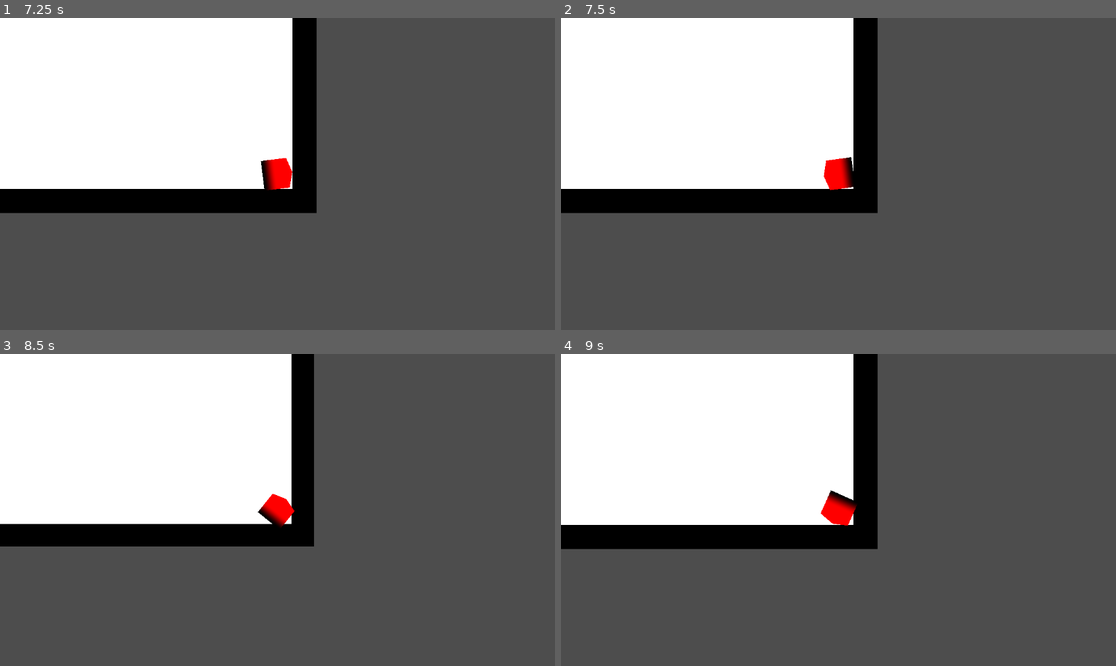
Above: before the commit, frames 1-4 (two rows, left to right).
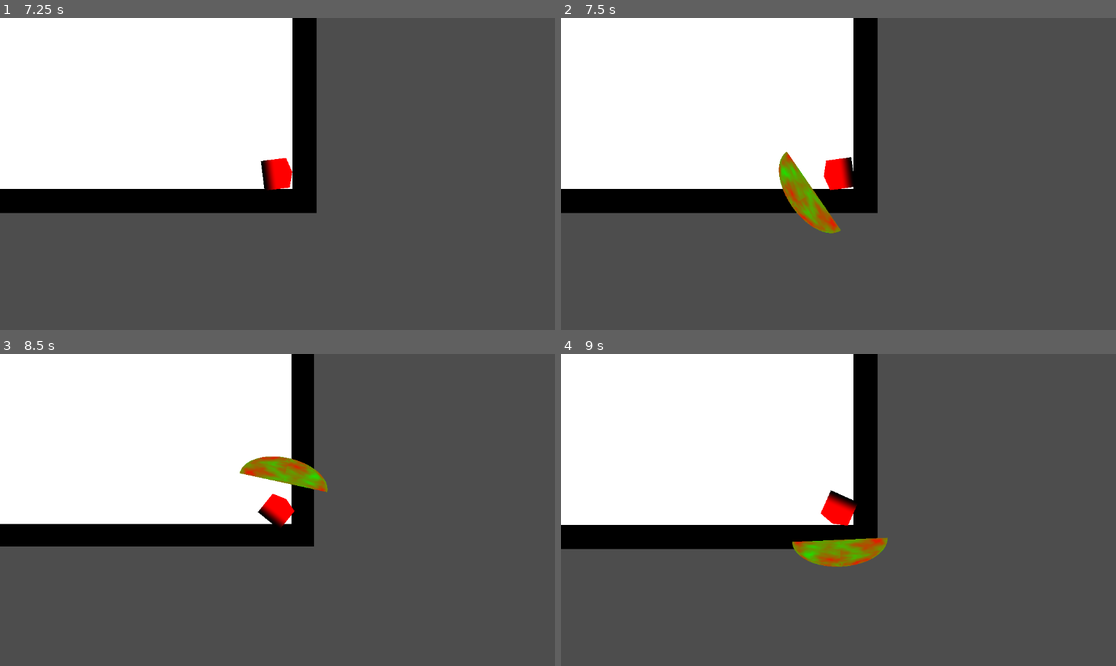
Above: after the commit, the same moments.

Repository: Hashim-the-masher/Game_with_fawas
Game: Godot game, scene res://Playground.tscn
Same seed, same stepped clock (60 frames per second), same inputs: the game is played once before the commit and once after it.
Inputs (mouse positions are in pixels of both pictures, inside the frame that each line leads up to):
- Up to frame 1 (7.25 s): tap Enter at 0.5, 4.25, 6.5 s; move the mouse to (399, 158) at 0.52 s; hold D (right) 0.53-1.28 s; click (399, 158) at 0.6 s; move the mouse to (166, 189) at 1.27 s; hold S (down) 1.28-2.03 s; click (166, 189) at 1.35 s; move the mouse to (333, 105) at 2.02 s; hold D (right) 2.03-2.78 s; tap Mouse wheel down (scroll down) at 2.1, 5.1 s; click (333, 105) at 2.3 s; move the mouse to (249, 236) at 2.77 s; hold W (up) 2.78-3.53 s; tap Mouse wheel up (scroll up) at 2.85, 5.85 s; click (249, 236) at 3.05 s; tap Space at 3.5, 5 s; move the mouse to (444, 220) at 3.52 s; hold A (left) 3.53-5.03 s; click (444, 220) at 3.6 s; move the mouse to (111, 127) at 4.27 s; click (111, 127) at 4.35 s; move the mouse to (305, 174) at 5.02 s; hold S (down) 5.03-5.78 s; click (305, 174) at 5.3 s; move the mouse to (194, 96) at 5.77 s; hold D (right) 5.78-6.53 s; click (194, 96) at 6.05 s; move the mouse to (399, 158) at 6.52 s; hold W (up) from 6.53 s (still down); click (399, 158) at 6.6 s
- Up to frame 2 (7.5 s): move the mouse to (727, 189) at 7.27 s; release W (up) at 7.28 s; hold D (right) from 7.28 s (still down); click (727, 189) at 7.35 s
- Up to frame 3 (8.5 s): move the mouse to (333, 441) at 8.02 s; release D (right) at 8.03 s; hold S (down) from 8.03 s (still down); tap Mouse wheel down (scroll down) at 8.1 s; click (333, 441) at 8.3 s
- Up to frame 4 (9 s): tap Space at 8.75 s; move the mouse to (810, 572) at 8.77 s; release S (down) at 8.78 s; hold A (left) from 8.78 s (still down); tap Mouse wheel up (scroll up) at 8.85 s

Frame 1 is identical in both runs. In frame 2, 1.2% of the frame differs, in the area x 39-51%, y 42-70%; in frame 3, 1.0%; in frame 4, 1.2%.

Commit message:
Adding the taking powers form enimies feature

Diff:
--- /dev/null
+++ b/Player bullets/player,bullet.gd
@@ -0,0 +1,22 @@
+extends Area2D
+
+@export var speed = 333
+var line_of_fire
+func start(pos):
+	position = pos
+	line_of_fire = atan2(get_global_mouse_position().y-global_position.y,get_global_mouse_position().x-global_position.x)
+	rotation = atan2(get_global_mouse_position().y-global_position.y,get_global_mouse_position().x-global_position.x)-90
+
+func _process(delta):
+	position += Vector2(1,0).rotated(line_of_fire)*speed*delta
+
+
+func _on_enemy(area: Area2D) -> void:
+	queue_free()
+
+func _on_visible_on_screen_notifier_2d_screen_exited():
+	queue_free()
+
+
+func _on_body_entered(body: Node2D) -> void:
+	queue_free()
--- /dev/null
+++ b/Player bullets/player,bullet.tscn
@@ -0,0 +1,38 @@
+[gd_scene load_steps=7 format=3 uid="uid://bc1dyw233yaa2"]
+
+[ext_resource type="Script" uid="uid://cb46r5a2cgi66" path="res://Player/Player bullets/player,bullet.gd" id="1_1c0vi"]
+
+[sub_resource type="CapsuleShape2D" id="CapsuleShape2D_6g606"]
+radius = 1.0
+height = 4.0
+
+[sub_resource type="CapsuleMesh" id="CapsuleMesh_3umxu"]
+
+[sub_resource type="Gradient" id="Gradient_3umxu"]
+colors = PackedColorArray(0, 1, 0, 1, 1, 0, 0, 1)
+
+[sub_resource type="FastNoiseLite" id="FastNoiseLite_ro7d3"]
+
+[sub_resource type="NoiseTexture2D" id="NoiseTexture2D_do7fw"]
+noise = SubResource("FastNoiseLite_ro7d3")
+color_ramp = SubResource("Gradient_3umxu")
+seamless = true
+in_3d_space = true
+seamless_blend_skirt = 0.394
+
+[node name="Bullet" type="Area2D"]
+collision_layer = 8
+collision_mask = 2
+script = ExtResource("1_1c0vi")
+
+[node name="CollisionShape2D" type="CollisionShape2D" parent="."]
+shape = SubResource("CapsuleShape2D_6g606")
+
+[node name="VisibleOnScreenNotifier2D" type="VisibleOnScreenNotifier2D" parent="."]
+
+[node name="MeshInstance2D" type="MeshInstance2D" parent="."]
+mesh = SubResource("CapsuleMesh_3umxu")
+texture = SubResource("NoiseTexture2D_do7fw")
+
+[connection signal="area_entered" from="." to="." method="_on_enemy"]
+[connection signal="body_entered" from="." to="." method="_on_body_entered"]
--- /dev/null
+++ b/Player bullets/player,dash.tscn
@@ -0,0 +1,25 @@
+[gd_scene load_steps=5 format=3 uid="uid://dum66niw41wlj"]
+
+[ext_resource type="Script" uid="uid://cx43t6sei8leb" path="res://Player/Player bullets/player,dash.gd" id="1_ah0u8"]
+[ext_resource type="Texture2D" uid="uid://doisbhxhnuw30" path="res://Black colour.tres" id="2_cdbac"]
+
+[sub_resource type="PrismMesh" id="PrismMesh_wie6m"]
+
+[sub_resource type="CapsuleShape2D" id="CapsuleShape2D_cdbac"]
+height = 20.0
+
+[node name="Dash" type="Area2D"]
+collision_layer = 8
+collision_mask = 4
+script = ExtResource("1_ah0u8")
+
+[node name="MeshInstance2D3" type="MeshInstance2D" parent="."]
+position = Vector2(2.6508234, -5.364418e-07)
+rotation = -1.5707964
+scale = Vector2(18.122608, 14.674477)
+mesh = SubResource("PrismMesh_wie6m")
+texture = ExtResource("2_cdbac")
+
+[node name="CollisionShape2D" type="CollisionShape2D" parent="."]
+rotation = 1.5707964
+shape = SubResource("CapsuleShape2D_cdbac")
--- /dev/null
+++ b/Player bullets/player,smash.gd
@@ -0,0 +1,22 @@
+extends Area2D
+
+@export var speed = 0
+var line_of_fire
+func start(pos):
+	position = pos
+	line_of_fire = atan2(get_global_mouse_position().y-global_position.y,get_global_mouse_position().x-global_position.x)
+	rotation = atan2(get_global_mouse_position().y-global_position.y,get_global_mouse_position().x-global_position.x)-90
+
+func _process(delta):
+	position += Vector2(1,0).rotated(line_of_fire)*speed*delta
+
+
+func _on_enemy(area: Area2D) -> void:
+	queue_free()
+
+func _on_visible_on_screen_notifier_2d_screen_exited():
+	queue_free()
+
+
+func _on_timer_timeout() -> void:
+	queue_free()
--- /dev/null
+++ b/Player bullets/player,smash.tscn
@@ -0,0 +1,46 @@
+[gd_scene load_steps=7 format=3 uid="uid://dj6l43tiggqsb"]
+
+[ext_resource type="Script" uid="uid://c60o2fnyyjbtg" path="res://Player/Player bullets/player,smash.gd" id="1_22g6n"]
+
+[sub_resource type="CapsuleShape2D" id="CapsuleShape2D_t5kv4"]
+radius = 12.0
+height = 70.0
+
+[sub_resource type="SphereMesh" id="SphereMesh_6qxam"]
+radius = 5.39
+height = 5.04
+is_hemisphere = true
+
+[sub_resource type="Gradient" id="Gradient_ro7d3"]
+colors = PackedColorArray(0, 1, 0, 1, 1, 0, 0, 1)
+
+[sub_resource type="FastNoiseLite" id="FastNoiseLite_qmby8"]
+
+[sub_resource type="NoiseTexture2D" id="NoiseTexture2D_amqdc"]
+noise = SubResource("FastNoiseLite_qmby8")
+color_ramp = SubResource("Gradient_ro7d3")
+seamless = true
+in_3d_space = true
+seamless_blend_skirt = 0.394
+
+[node name="Smash" type="Area2D"]
+collision_layer = 40
+collision_mask = 4
+script = ExtResource("1_22g6n")
+
+[node name="CollisionShape2D" type="CollisionShape2D" parent="."]
+position = Vector2(-1.9073486e-06, 27)
+rotation = 1.5707964
+shape = SubResource("CapsuleShape2D_t5kv4")
+
+[node name="MeshInstance2D" type="MeshInstance2D" parent="."]
+position = Vector2(-1.9073486e-06, 20)
+scale = Vector2(5.943652, 3.5714285)
+mesh = SubResource("SphereMesh_6qxam")
+texture = SubResource("NoiseTexture2D_amqdc")
+
+[node name="Timer" type="Timer" parent="."]
+wait_time = 0.5
+autostart = true
+
+[connection signal="timeout" from="Timer" to="." method="_on_timer_timeout"]
--- a/Player character.tscn
+++ b/Player character.tscn
@@ -1,7 +1,6 @@
-[gd_scene load_steps=12 format=3 uid="uid://c4uv6fisup5fn"]
+[gd_scene load_steps=11 format=3 uid="uid://c4uv6fisup5fn"]
 
 [ext_resource type="Script" uid="uid://c1yq5e3ldovvc" path="res://Player code.gd" id="1_h07og"]
-[ext_resource type="PackedScene" uid="uid://bc1dyw233yaa2" path="res://player,bullet.tscn" id="2_nif78"]
 [ext_resource type="Texture2D" uid="uid://doisbhxhnuw30" path="res://Black colour.tres" id="2_xwma6"]
 [ext_resource type="Texture2D" uid="uid://b008gwmi84u4e" path="res://Red colour.tres" id="3_nif78"]
 
@@ -30,7 +29,6 @@
 collision_mask = 2
 motion_mode = 1
 script = ExtResource("1_h07og")
-bullet_scene = ExtResource("2_nif78")
 
 [node name="CollisionShape2D" type="CollisionShape2D" parent="."]
 shape = SubResource("CircleShape2D_se0j5")
@@ -96,4 +94,14 @@
 [node name="CollisionShape2D" type="CollisionShape2D" parent="Area2D"]
 shape = SubResource("CircleShape2D_xwma6")
 
+[node name="Timer" type="Timer" parent="."]
+wait_time = 0.2
+one_shot = true
+
+[node name="Timer2" type="Timer" parent="."]
+wait_time = 0.5
+one_shot = true
+
 [connection signal="area_entered" from="Area2D" to="." method="_on_Enemy_contact"]
+[connection signal="timeout" from="Timer" to="." method="_on_dash_timeout"]
+[connection signal="timeout" from="Timer2" to="." method="smash_cooldown"]
--- a/Player code.gd
+++ b/Player code.gd
@@ -1,23 +1,29 @@
 extends CharacterBody2D
-@export var max_zoom = 50
-@export var min_zoom = .5
+@export var max_zoom:float = 50
+@export var min_zoom:float = .5
 var zoom = 3.1
-@export var speed = 150
-@export var max_velocity= 250
-@export var min_velocity= 0.1
+@export var speed:float = 150
+@export var max_velocity:float = 250
+@export var min_velocity:float = 0.1
 var current_state:StringName
 @onready var character: CharacterBody2D = $"."
 @onready var camera: Camera2D = $Camera2D
-var friction = 1.1
-
+var friction:float = 1.1
+var d
 @export var cooldown = 0.25
-@export var bullet_scene : PackedScene
+var bullet_scene : PackedScene =preload("uid://bc1dyw233yaa2")
+var smash_scene : PackedScene=preload("uid://dj6l43tiggqsb")
+var dash_scene : PackedScene=preload("uid://dum66niw41wlj")
 var can_shoot = true
 var can_smash = false
 var can_dash = false
-
+var dash_position
+var dash_rotation
 @onready var meshes = $"Mesh(es)"
 var states = {0:"Normal state",1:"Smash state",2:"Dash state"}
+@onready var dash_timer: Timer = $Timer
+@onready var smash_timer: Timer = $Timer2
+
 
 func _ready() -> void:
 	current_state = states[0]
@@ -66,13 +72,19 @@
 	else: get_tree().change_scene_to_file("res://Death screen.tscn")
 
 func _physics_process(delta: float) -> void:
-	if Input.get_vector("down","up","left","right"):
-		if sqrt(velocity.x**2+velocity.y**2) < max_velocity:
-			character.velocity += Input.get_vector("down","up","left","right").rotated(character.rotation)*speed*delta
-	elif sqrt(velocity.x**2+velocity.y**2)>min_velocity:
-		character.velocity /= friction
-	else: character.velocity = Vector2.ZERO
-	character.rotation = atan2(get_global_mouse_position().y-character.global_position.y,get_global_mouse_position().x-character.global_position.x)
+	if current_state == states[2] and can_dash == false:
+		dash_position = d.position
+		dash_rotation = d.rotation
+		position = dash_position
+		rotation = dash_rotation
+	else:
+		if Input.get_vector("down","up","left","right"):
+			if sqrt(velocity.x**2+velocity.y**2) < max_velocity:
+				character.velocity += Input.get_vector("down","up","left","right").rotated(character.rotation)*speed*delta
+		elif sqrt(velocity.x**2+velocity.y**2)>min_velocity:
+			character.velocity /= friction
+		else: character.velocity = Vector2.ZERO
+		character.rotation = atan2(get_global_mouse_position().y-character.global_position.y,get_global_mouse_position().x-character.global_position.x)
 
 	move_and_slide()
 
@@ -87,6 +99,7 @@
 	switch_mesh(current_state)
 	switch_ablity(current_state)
 
+
 func shoot():
 	if can_shoot == false:
 		return
@@ -97,12 +110,33 @@
 func smash():
 	if can_smash == false:
 		return
+	can_smash = false
+	smash_timer.start()
+	var bullet = smash_scene.instantiate()
+	get_tree().root.add_child(bullet)
+	bullet.start(position)
 
 
 func dash():
 	if can_dash == false:
 		return
+	dash_timer.start()
+	d = dash_scene.instantiate()
+	get_tree().root.add_child(d)
+	d.start(position)
+	can_dash = false
 
+func _on_dash_timeout() -> void:
+
+	velocity = Vector2.ZERO
+	if d != null:
+		d.queue_free()
+	if current_state == states[2]:
+		can_dash = true
+
+func smash_cooldown() -> void:
+	if current_state == states[1]:
+		can_smash = true
 
 func _on_Enemy_contact(area: Area2D) -> void:
 	Death()
--- a/player,bullet.tscn
+++ b/player,bullet.tscn
@@ -1,6 +1,25 @@
 [gd_scene load_steps=7 format=3 uid="uid://bc1dyw233yaa2"]
 
-[ext_resource type="Script" uid="uid://cb46r5a2cgi66" path="res://player,bullet.gd" id="1_3umxu"]
+[sub_resource type="GDScript" id="GDScript_6g606"]
+script/source = "extends Area2D
+
+@export var speed = 333
+var line_of_fire
+func start(pos):
+	position = pos
+	line_of_fire = atan2(get_global_mouse_position().y-global_position.y,get_global_mouse_position().x-global_position.x)
+	rotation = atan2(get_global_mouse_position().y-global_position.y,get_global_mouse_position().x-global_position.x)-90
+
+func _process(delta):
+	position += Vector2(1,0).rotated(line_of_fire)*speed*delta
+
+
+func _on_enemy(area: Area2D) -> void:
+	queue_free()
+
+func _on_visible_on_screen_notifier_2d_screen_exited():
+	queue_free()
+"
 
 [sub_resource type="CapsuleShape2D" id="CapsuleShape2D_6g606"]
 radius = 1.0
@@ -23,7 +42,7 @@
 [node name="Bullet" type="Area2D"]
 collision_layer = 8
 collision_mask = 6
-script = ExtResource("1_3umxu")
+script = SubResource("GDScript_6g606")
 
 [node name="CollisionShape2D" type="CollisionShape2D" parent="."]
 shape = SubResource("CapsuleShape2D_6g606")
Renamed: player,bullet.gd.uid -> Player bullets/player,bullet.gd.uid
Renamed: player,bullet.gd -> Player bullets/player,dash.gd
Not shown, added: Player bullets/player,dash.gd.uid
Not shown, added: Player bullets/player,smash.gd.uid
